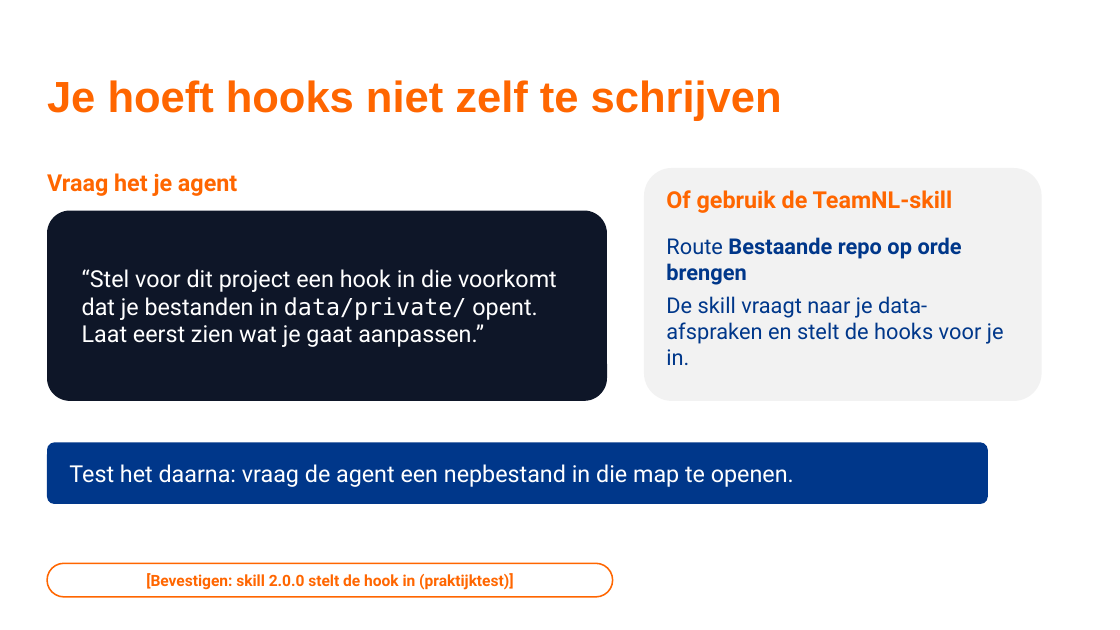
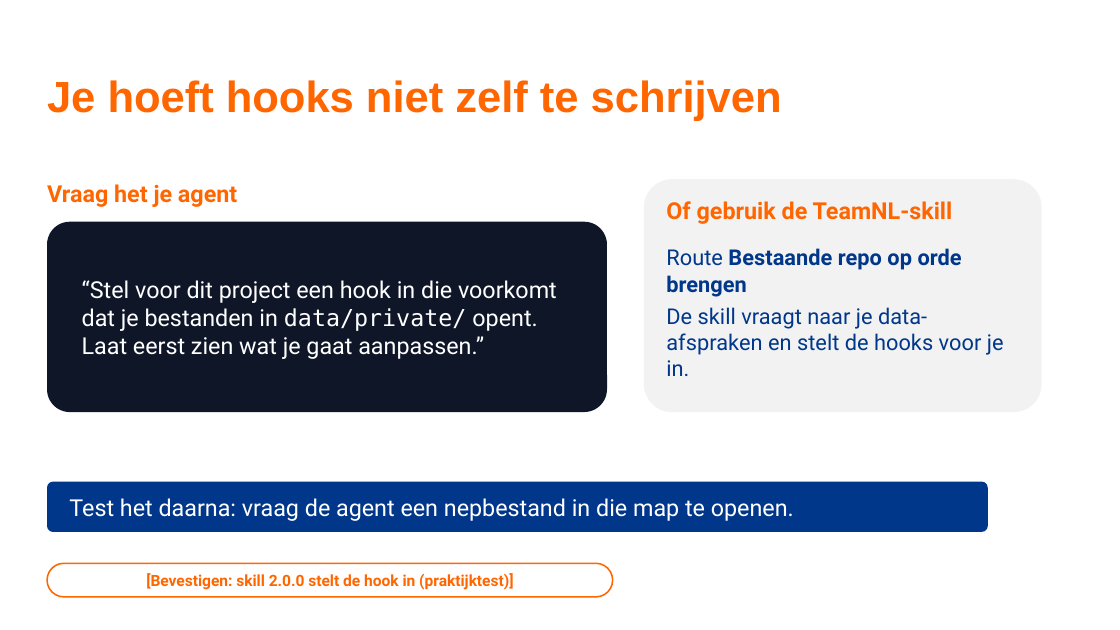
Before and after one commit to TeamNLSportScienceCentre/teamnl-agentic-engineering, a slide deck: slide 7 of naslagwerk/naslagwerk-agentic-engineering.pptx. Drawn at 1120x630 pixels with LibreOffice and Linux fonts; fonts in the diff are those of the drawing; background and template pictures are left out. Boxes give left, top, right and bottom in pixels: in the first picture for what was removed or moved away, otherwise in the second. Text is boxed around its words. In the diff, an @@ line names an element or a change of style, - is before the commit and + after.

```diff
--- a/naslagwerk/naslagwerk-agentic-engineering.pptx
+++ b/naslagwerk/naslagwerk-agentic-engineering.pptx
@@ 3 texts, 2 rounded rectangles: place and size @@
-3 texts, 2 rounded rectangles at [47, 168, 1042, 401]
+3 texts, 2 rounded rectangles at [47, 179, 1042, 412]
@@ rounded rectangle: place and size @@
-rounded rectangle at [47, 442, 988, 504]
+rounded rectangle at [47, 482, 988, 532]
@@ text "Test het daarna: vraag de ...": place and size @@
-text "Test het daarna: vraag de ..." at [69, 464, 794, 487]
+text "Test het daarna: vraag de ..." at [69, 498, 794, 521]
```
Also in this commit, not shown: 7 other slides changed, 4 other files.
